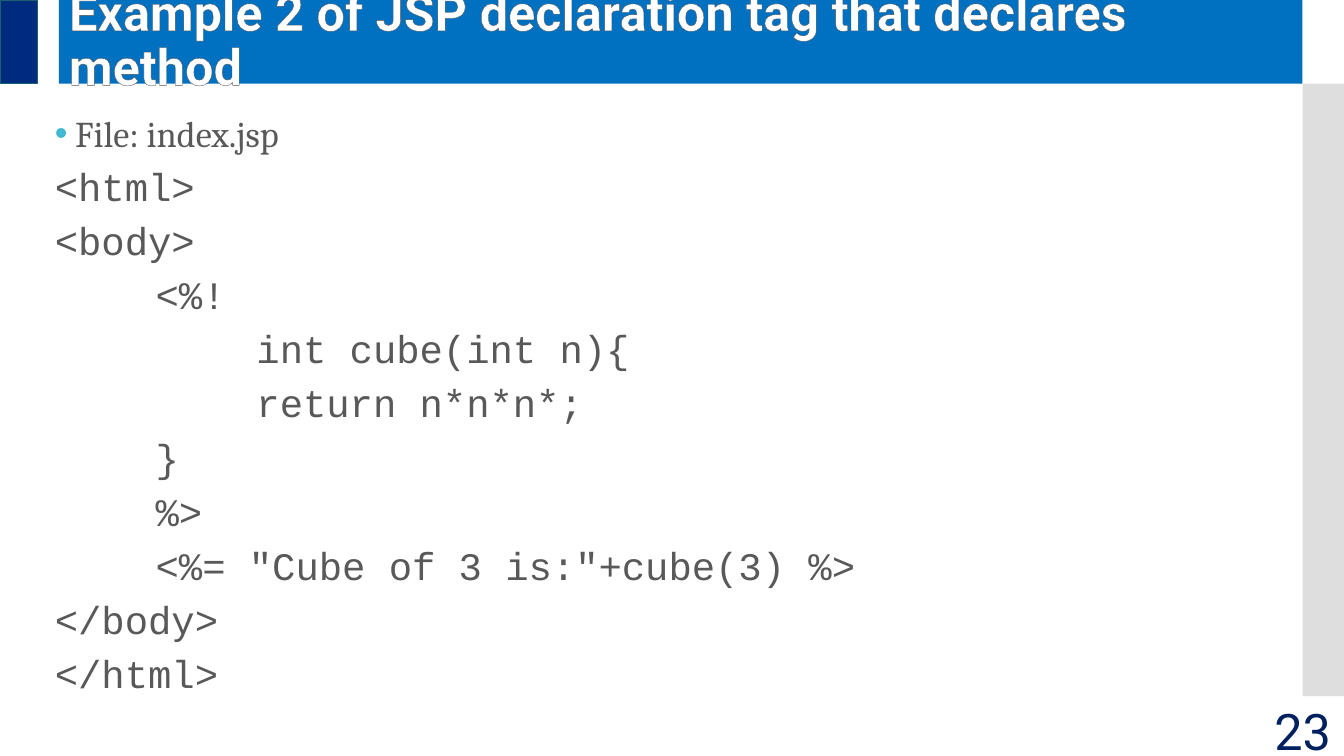
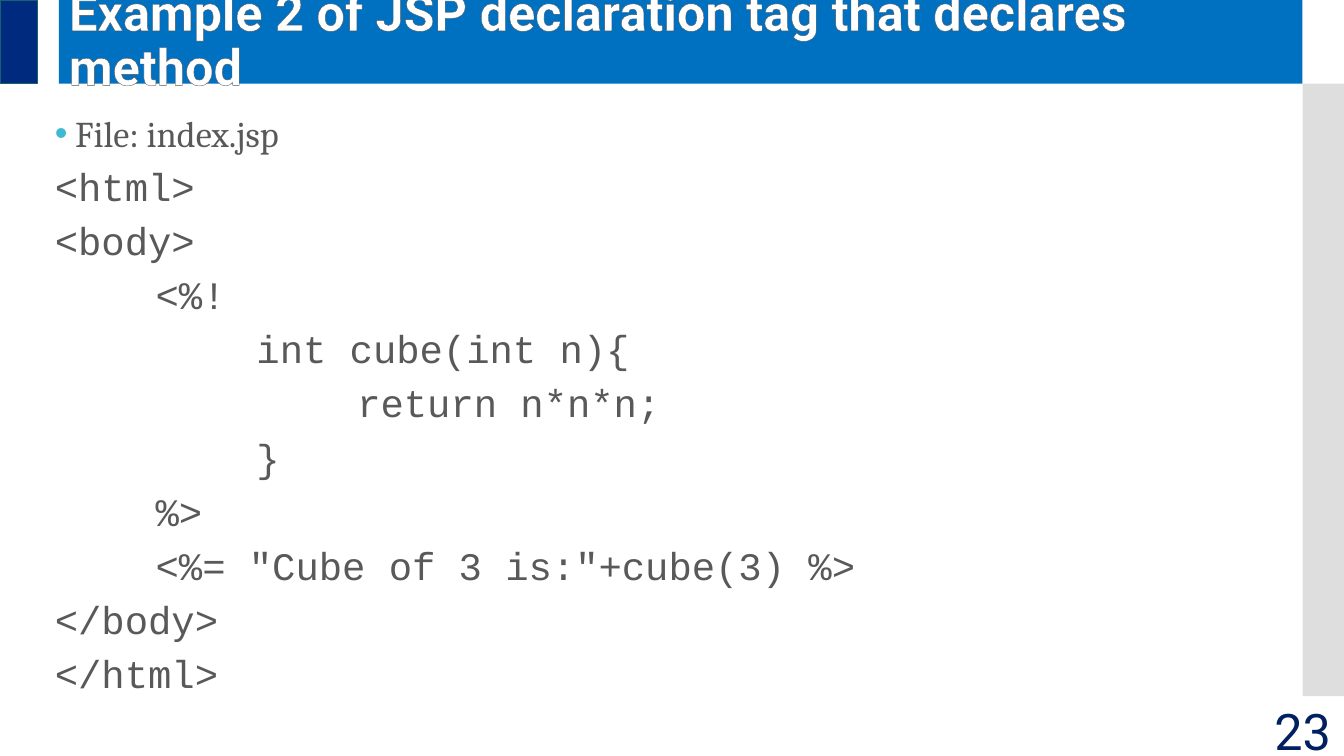
Before and after one commit to jrambasana/AJP2022-material, a slide deck: slide 23 of AJP Slides/AJP (01ce0502) - Unit 5 - JSP.pptx. Drawn at 1344x756 pixels with LibreOffice and Linux fonts; fonts in the diff are those of the drawing. Boxes give left, top, right and bottom in pixels: in the first picture for what was removed or moved away, otherwise in the second. Text is boxed around its words. In the diff, an @@ line names an element or a change of style, - is before the commit and + after.

```diff
--- a/AJP Slides/AJP (01ce0502) - Unit 5 - JSP.pptx
+++ b/AJP Slides/AJP (01ce0502) - Unit 5 - JSP.pptx
@@ text at <box>357,390,660,424</box>: text changed @@
-return n*n*n*;
+return n*n*n;
```
Also in this commit, not shown: 5 other slides changed.
